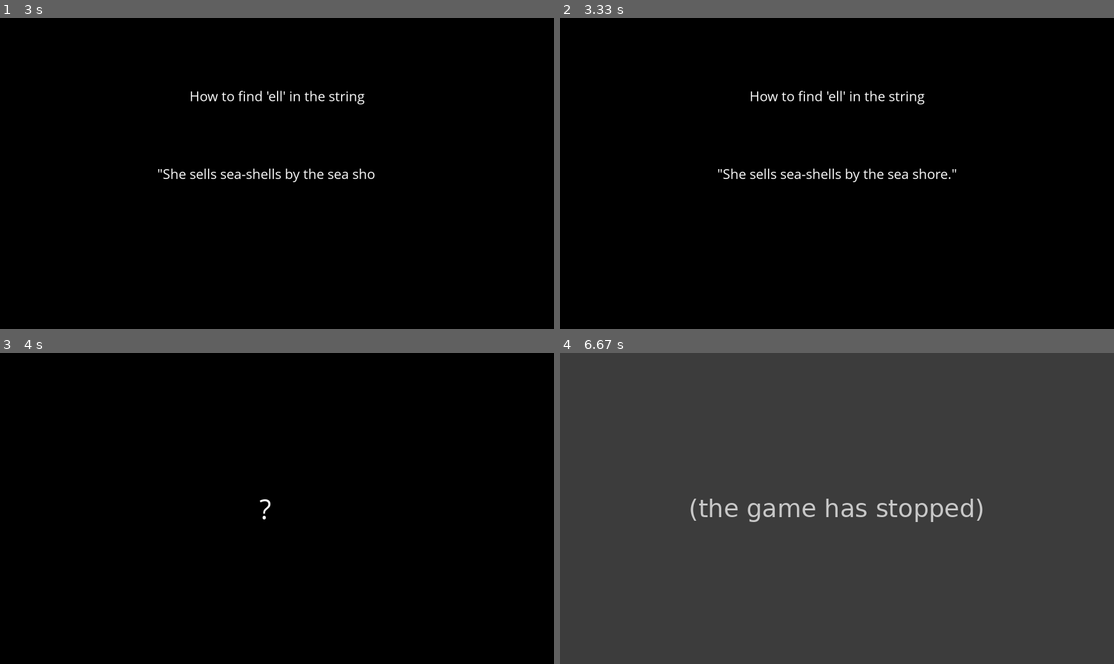
Above: before the commit, frames 1-4 (two rows, left to right).
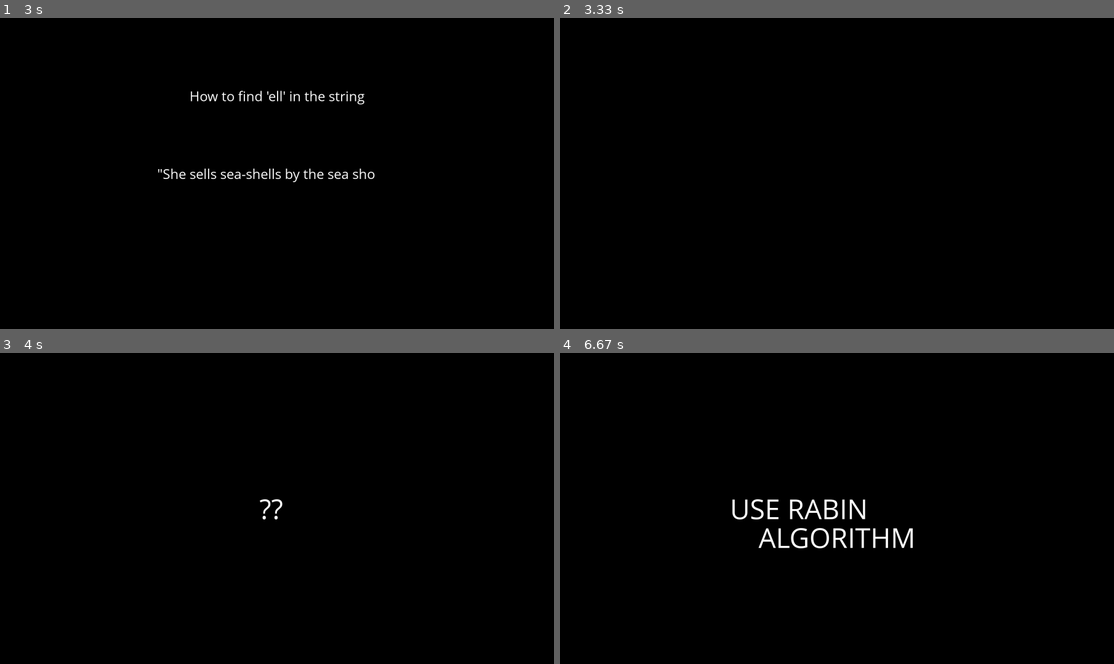
Above: after the commit, the same moments.

Repository: wadsworj/py_vid_generator
Game: pygame game, started from main.py
The game is run twice, just before and just after one commit, with the same random seed, the same clock (stepped at 60 frames per second) and the same inputs.
Inputs:
- Up to frame 1 (3 s): tap Enter at 0.33 s; tap Space at 1.67, 2 s
- Up to frame 2 (3.33 s): no input
- Up to frame 3 (4 s): no input
- Up to frame 4 (6.67 s): no input

Frame 1 is identical in both runs. In frame 2, 0.9% of the frame differs, in the area x 28-72%, y 23-53%; in frame 3, less than 0.1%; in frame 4, 100%, in the area x 0-100%, y 0-100%.
Before the commit the program exited at 6.58 s; later frames show no game.

Commit message:
support multi line strings

Diff:
--- a/elements/textElement.py
+++ b/elements/textElement.py
@@ -22,23 +22,34 @@
         if self.start_time > scene_seconds:
             return
 
-        length = len(self.text)
+        lines = self.text.splitlines()
+        line_count = 0
 
-        current = math.floor(self.count * length / (self.duration * config.FRAME_RATE))
+        for line in lines:
+            length = len(self.text)
 
-        my_font = pygame.font.SysFont(self.font_type, self.font_size)
-        text_surface = my_font.render(self.text[0:current], True, config.WHITE)
-        text_surface_center = my_font.render(self.text, True, config.WHITE)
+            if self.duration == 0:
+                current = length
+            else:
+                current = math.floor(self.count * length / (self.duration * config.FRAME_RATE))
 
-        screen_rect = screen.get_rect()
-        if self.text_align == "top_center":
-            top_center_rect = pygame.Rect(screen_rect.left, screen_rect.top, screen_rect.width, screen_rect.height / 2)
-            text_position = text_surface_center.get_rect(center = top_center_rect.center)
-        elif self.text_align == "center":
-            top_center_rect = pygame.Rect(screen_rect.left, screen_rect.top, screen_rect.width, screen_rect.height / 2)
-            text_position = text_surface_center.get_rect(center = screen_rect.center)
-        else:
-            text_position = self.position
 
-        screen.blit(text_surface, text_position)
+            my_font = pygame.font.SysFont(self.font_type, self.font_size)
+            text_surface = my_font.render(line[0:current], True, config.WHITE)
+            text_surface_center = my_font.render(line, True, config.WHITE)
+
+            screen_rect = screen.get_rect()
+            if self.text_align == "top_center":
+                top_center_rect = pygame.Rect(screen_rect.left, screen_rect.top, screen_rect.width, screen_rect.height / 2)
+                text_position = text_surface_center.get_rect(center = top_center_rect.center)
+            elif self.text_align == "center":
+                top_center_rect = pygame.Rect(screen_rect.left, screen_rect.top, screen_rect.width, screen_rect.height / 2)
+                text_position = text_surface_center.get_rect(center = screen_rect.center)
+            else:
+                text_position = self.position
+
+            text_surface = my_font.render(line[0:current], True, config.WHITE)
+            screen.blit(text_surface, (text_position.left, (text_position.top + (line_count * self.font_size))))
+            line_count = line_count + 1
+
         self.count = self.count + 1
--- a/video.py
+++ b/video.py
@@ -39,6 +39,9 @@
             for event in pygame.event.get():
                 if event.type == pygame.QUIT:
                     done_capturing = True
+                elif event.type == pygame.KEYDOWN:
+                    if event.key == pygame.K_ESCAPE:
+                        done_capturing = True
 
             if self.current_scene:
                 self.current_scene.render(self.screen)
--- a/videoScripts/rabinKarp.json
+++ b/videoScripts/rabinKarp.json
@@ -6,7 +6,7 @@
     {
       "scene_name" : "intro",
       "scene_index" : 1,
-      "duration" : 3.5,
+      "duration" : 3,
       "elements" :
       [
         {
@@ -38,7 +38,7 @@
     {
       "scene_name" : "questions",
       "scene_index" : 2,
-      "duration" : 3,
+      "duration" : 2,
       "elements" :
       [
         {
@@ -54,6 +54,26 @@
           "text_align" : "center"
         }
       ]
+    },
+    {
+      "scene_name" : "use_rabin-karp",
+      "scene_index" : 3,
+      "duration" : 4,
+      "elements" :
+      [
+        {
+          "type" : "TEXT",
+          "name" : "04_questions",
+          "text" : "USE RABIN-KARP\nALGORITHM",
+          "position" :  [10, 300],
+          "bounding_box" : [10, 10],
+          "duration" : 4,
+          "font_size" : 100,
+          "font_type" : "Comic Sans MS",
+          "start_time" : 0.0,
+          "text_align" : "center"
+        }
+      ]
     }
   ]
 }
